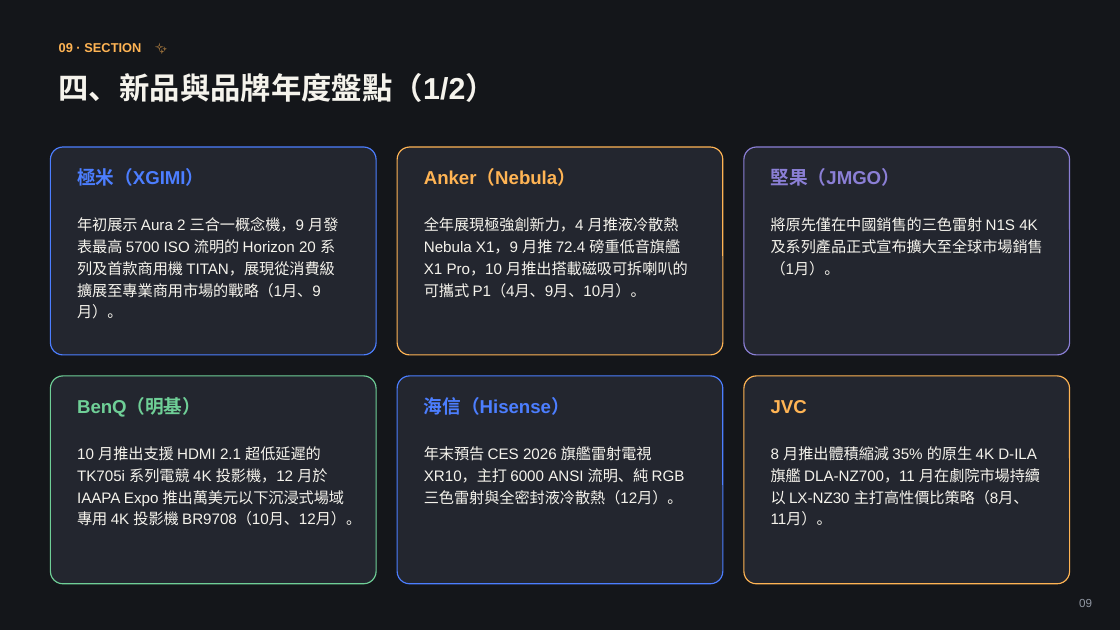
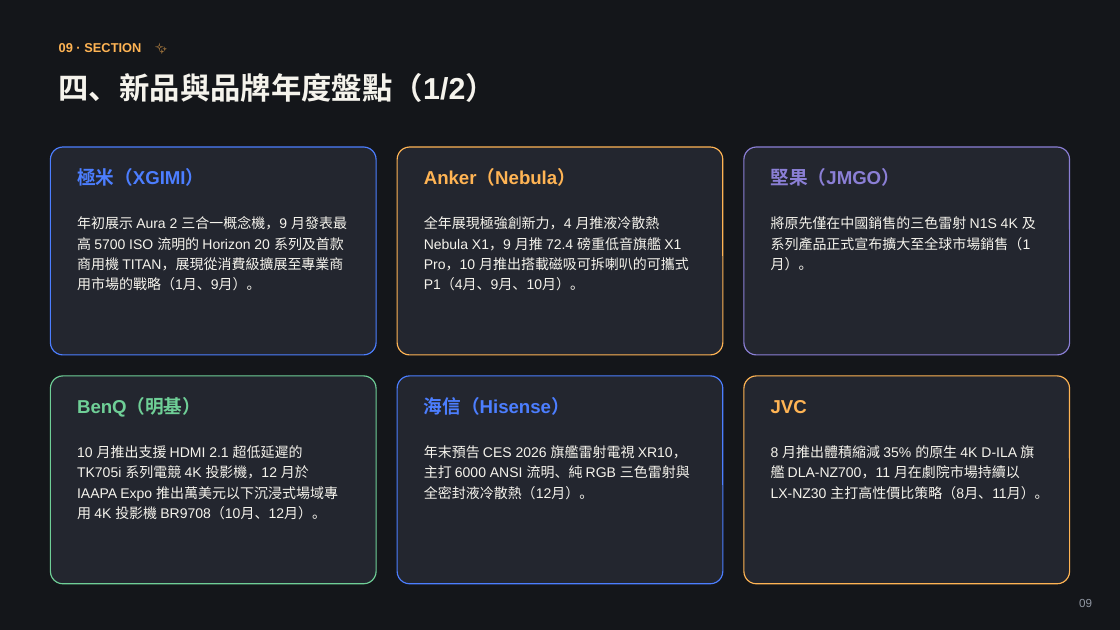
Before and after one commit to coffee30233-gif/Project-Insight, a slide deck: slide 9 of data/reports/2025-annual.pptx. Drawn at 1120x630 pixels with LibreOffice and Linux fonts; fonts in the diff are those of the drawing. Boxes give left, top, right and bottom in pixels: in the first picture for what was removed or moved away, otherwise in the second. Text is boxed around its words. In the diff, an @@ line names an element or a change of style, - is before the commit and + after.

```diff
--- a/data/reports/2025-annual.pptx
+++ b/data/reports/2025-annual.pptx
@@ size 13 to 12 pt in 6 elements at (x1=77, y1=216, x2=347, y2=290), (x1=424, y1=216, x2=689, y2=290), (x1=771, y1=216, x2=1036, y2=270), (x1=77, y1=445, x2=338, y2=519), (x1=424, y1=445, x2=690, y2=499), (x1=771, y1=445, x2=1048, y2=499) @@
```
Also in this commit, not shown: 1 other slide changed, 7 other files.
